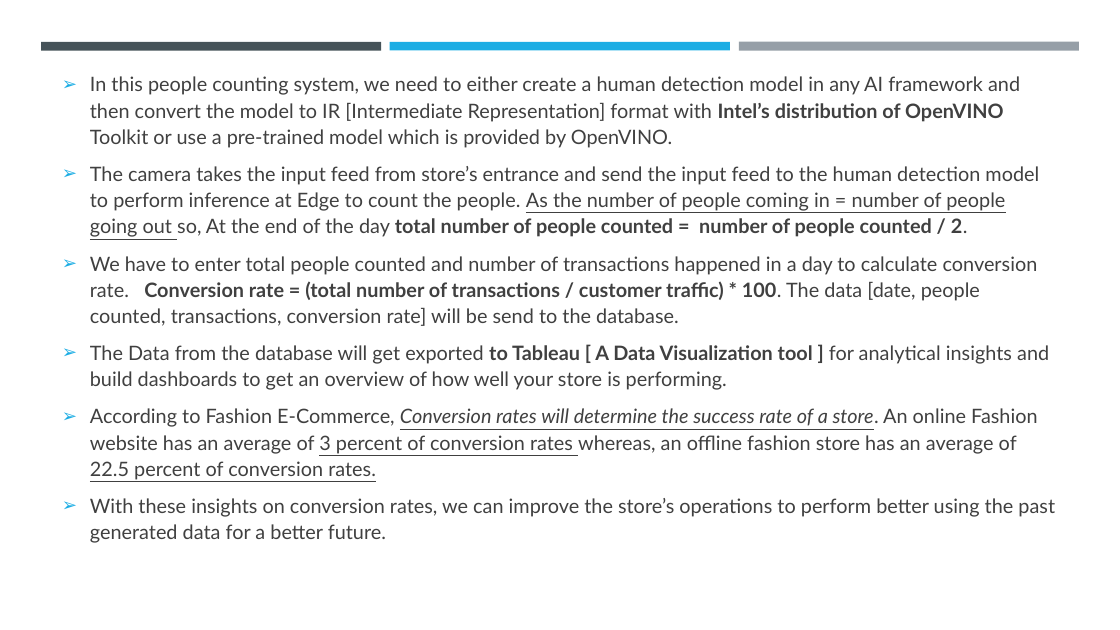
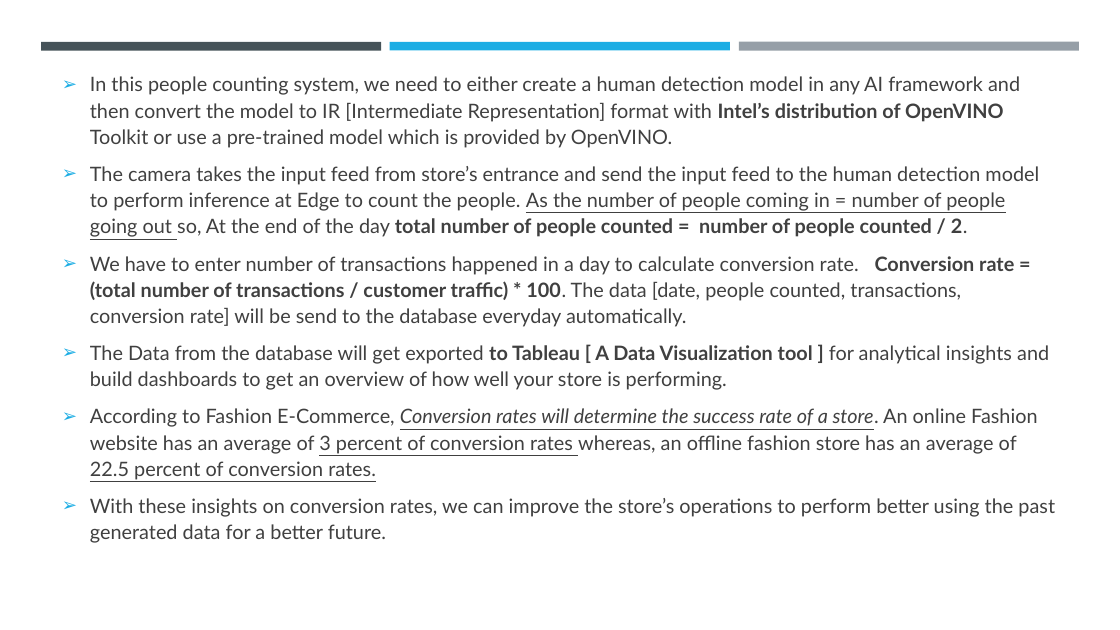
Before and after one commit to KVishnuVardhanR/Smart-Video-Solutions-for-fashion-store-optimization, a slide deck: slide 8 of resources/smart Video Solutions using Edge AI for fashion.pptx. Drawn at 1120x630 pixels with LibreOffice and Linux fonts; fonts in the diff are those of the drawing. Boxes give left, top, right and bottom in pixels: in the first picture for what was removed or moved away, otherwise in the second. Text is boxed around its words. In the diff, an @@ line names an element or a change of style, - is before the commit and + after.

```diff
--- a/resources/smart Video Solutions using Edge AI for fashion.pptx
+++ b/resources/smart Video Solutions using Edge AI for fashion.pptx
@@ text at (x1=90, y1=256, x2=1014, y2=327): text changed @@
-➢ We have to enter total people counted and number of transactions happened in a day to calculate conversion rate. Conversion rate = (total number of transactions / customer traffic) * 100. The data [date, people counted, transactions, conversion rate] will be send to the database.
+➢ We have to enter number of transactions happened in a day to calculate conversion rate. Conversion rate = (total number of transactions / customer traffic) * 100. The data [date, people counted, transactions, conversion rate] will be send to the database everyday automatically.
```
Also in this commit, not shown: 1 other slide changed, 1 other file.
